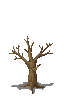
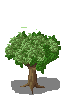
Before/after of a 64x96 layered artwork. What changed in the layer stack:
added layer "shadeyleaves copy" (hard light, 80%) above "shadeyleaves" over box(5, 27, 61, 73)
showed "leaves" over box(5, 31, 61, 73)
showed "shadowleaves" over box(5, 31, 61, 74)
showed "trunk shade from leaves" over box(23, 63, 37, 68)
hid "shadow copy" over box(11, 79, 54, 94)
showed "shadow" over box(11, 77, 60, 95)
